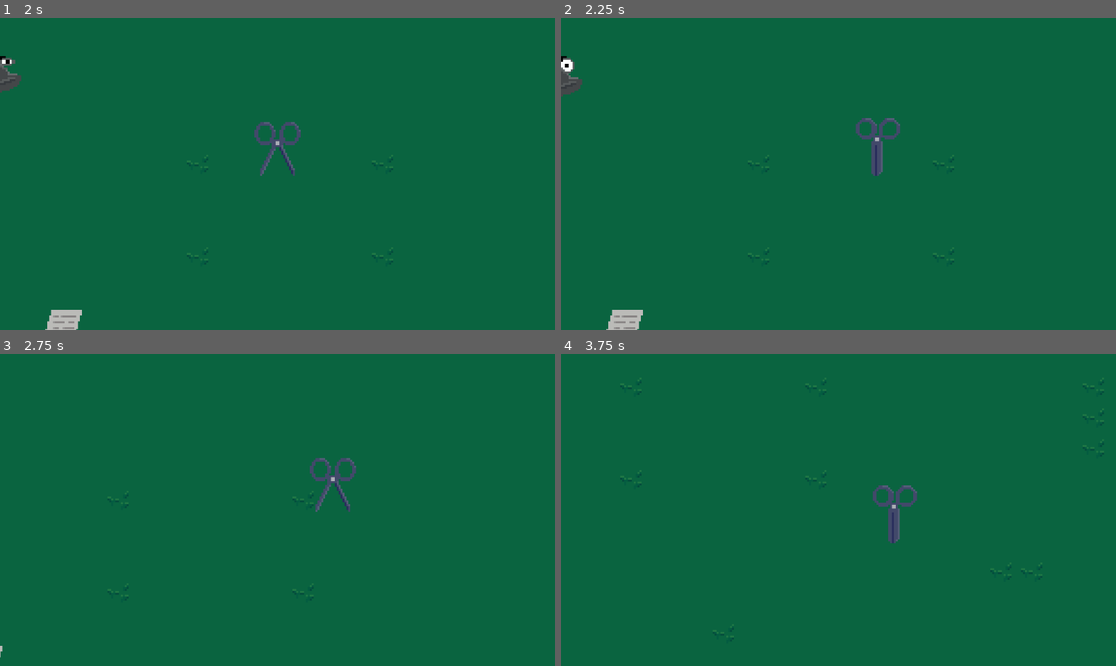
Above: before the commit, frames 1-4 (two rows, left to right).
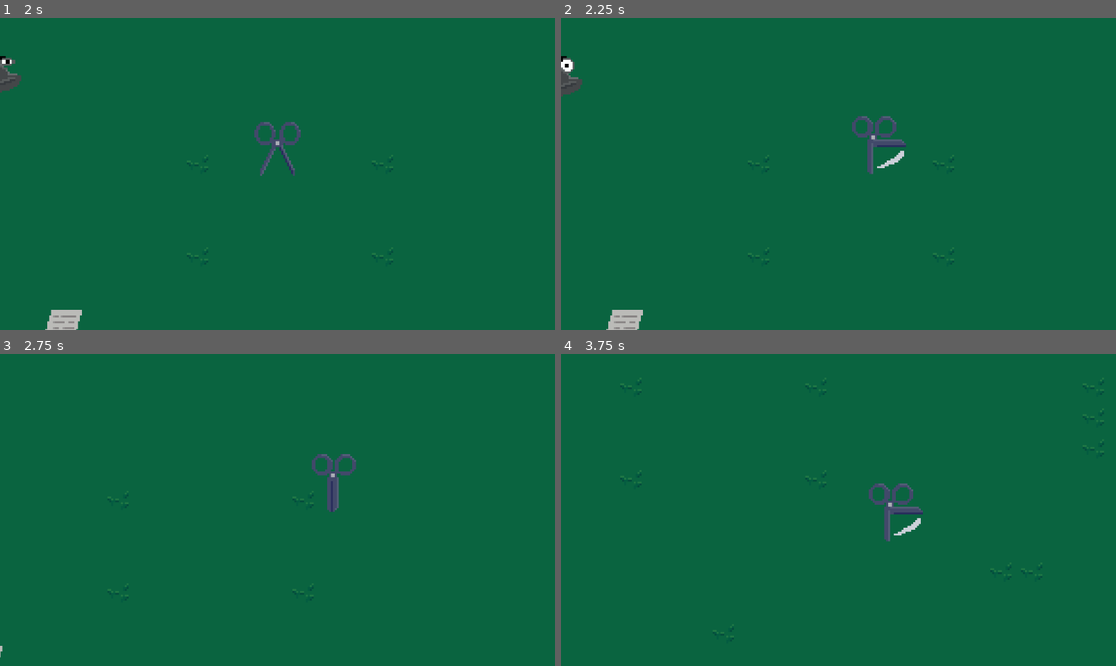
Above: after the commit, the same moments.

Repository: dat1010/walkingasscissors
Game: Godot game, scene res://scenes/main_menu.tscn
The game is run twice, just before and just after one commit, with the same random seed, the same clock (stepped at 60 frames per second) and the same inputs.
Inputs:
- Up to frame 1 (2 s): click "Start Game" at 0.5 s; click "Continue" at 1.25 s
- Up to frame 2 (2.25 s): hold Right (ui_right) from 2.03 s (still down); tap E (attack) at 2.1 s
- Up to frame 3 (2.75 s): keep holding Right (ui_right)
- Up to frame 4 (3.75 s): release Right (ui_right) at 2.78 s; hold Down (ui_down) 2.78-3.53 s; tap E (attack) at 2.85, 3.6 s; hold Right (ui_right) from 3.53 s (still down)

Frame 1 is identical in both runs. In frame 2, 0.8% of the frame differs, in the area x 52-63%, y 31-51%; in frame 3, 0.7%; in frame 4, 0.8%, in the area x 55-66%, y 41-61%.

Commit message:
fixed attack while moving animation

Diff:
--- a/scrips/player.gd
+++ b/scrips/player.gd
@@ -70,37 +70,48 @@
 
 func play_animation(movement):
 	var direction = current_direction
+
+	# Decide whether to flip horizontally based on direction
 	if direction == "right":
 		animated_sprite_2d.flip_h = false
-		if movement == 1:
+	elif direction == "left":
+		animated_sprite_2d.flip_h = true
+	elif direction == "down":
+		animated_sprite_2d.flip_h = false
+	elif direction == "up":
+		animated_sprite_2d.flip_h = false
+
+	if movement == 1:
+		if attack_in_progress:
+			animated_sprite_2d.play("attack")
+		else:
 			animated_sprite_2d.play("default")
-		elif movement == 0:
-			if attack_in_progress == false:
-				animated_sprite_2d.play("default")
-			else:
-				animated_sprite_2d.play("attack")
-	if direction == "left":
-		animated_sprite_2d.flip_h = true
-		if movement == 1:
+	else:
+		if attack_in_progress:
+			animated_sprite_2d.play("attack")
+		else:
 			animated_sprite_2d.play("default")
-		elif movement == 0:
-			if attack_in_progress == false:
-				animated_sprite_2d.play("default")
 
-	if direction == "down":
-		animated_sprite_2d.flip_h = true
-		if movement == 1:
-			animated_sprite_2d.play("default")
-		elif movement == 0:
-			if attack_in_progress == false:
-				animated_sprite_2d.play("default")
-	if direction == "up":
-		animated_sprite_2d.flip_h = true
-		if movement == 1:
-			animated_sprite_2d.play("default")
-		elif movement == 0:
-			if attack_in_progress == false:
-				animated_sprite_2d.play("default")
+
+func attack():
+	var direction = current_direction
+	if Input.is_action_just_pressed("attack"):
+		global.player_current_attack = true
+		attack_in_progress = true
+		if direction == "right":
+			#animated_sprite_2d.flip_h = false
+			animated_sprite_2d.play("attack")
+			deal_attack_timer.start()
+		if direction == "left":
+			#animated_sprite_2d.flip_h = true
+			animated_sprite_2d.play("attack")
+			deal_attack_timer.start()
+		if direction == "down":
+			animated_sprite_2d.play("attack")
+			deal_attack_timer.start()
+		if direction == "up":
+			animated_sprite_2d.play("attack")
+			deal_attack_timer.start()
 
 
 func player():
@@ -132,25 +143,7 @@
 func _on_attack_cooldown_timeout() -> void:
 	enemy_in_attack_cooldown = true
 
-func attack():
-	var direction = current_direction
-	if Input.is_action_just_pressed("attack"):
-		global.player_current_attack = true
-		attack_in_progress = true
-		if direction == "right":
-			#animated_sprite_2d.flip_h = false
-			animated_sprite_2d.play("attack")
-			deal_attack_timer.start()
-		if direction == "left":
-			#animated_sprite_2d.flip_h = true
-			animated_sprite_2d.play("attack")
-			deal_attack_timer.start()
-		if direction == "down":
-			animated_sprite_2d.play("attack")
-			deal_attack_timer.start()
-		if direction == "up":
-			animated_sprite_2d.play("attack")
-			deal_attack_timer.start()
+
 
 
 func _on_deal_attack_timer_timeout() -> void:
